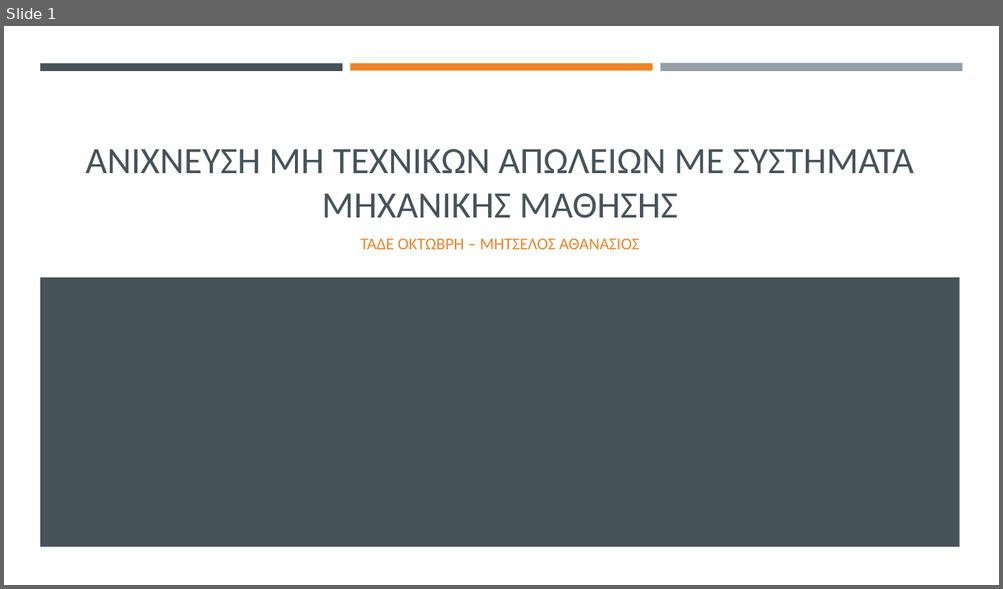
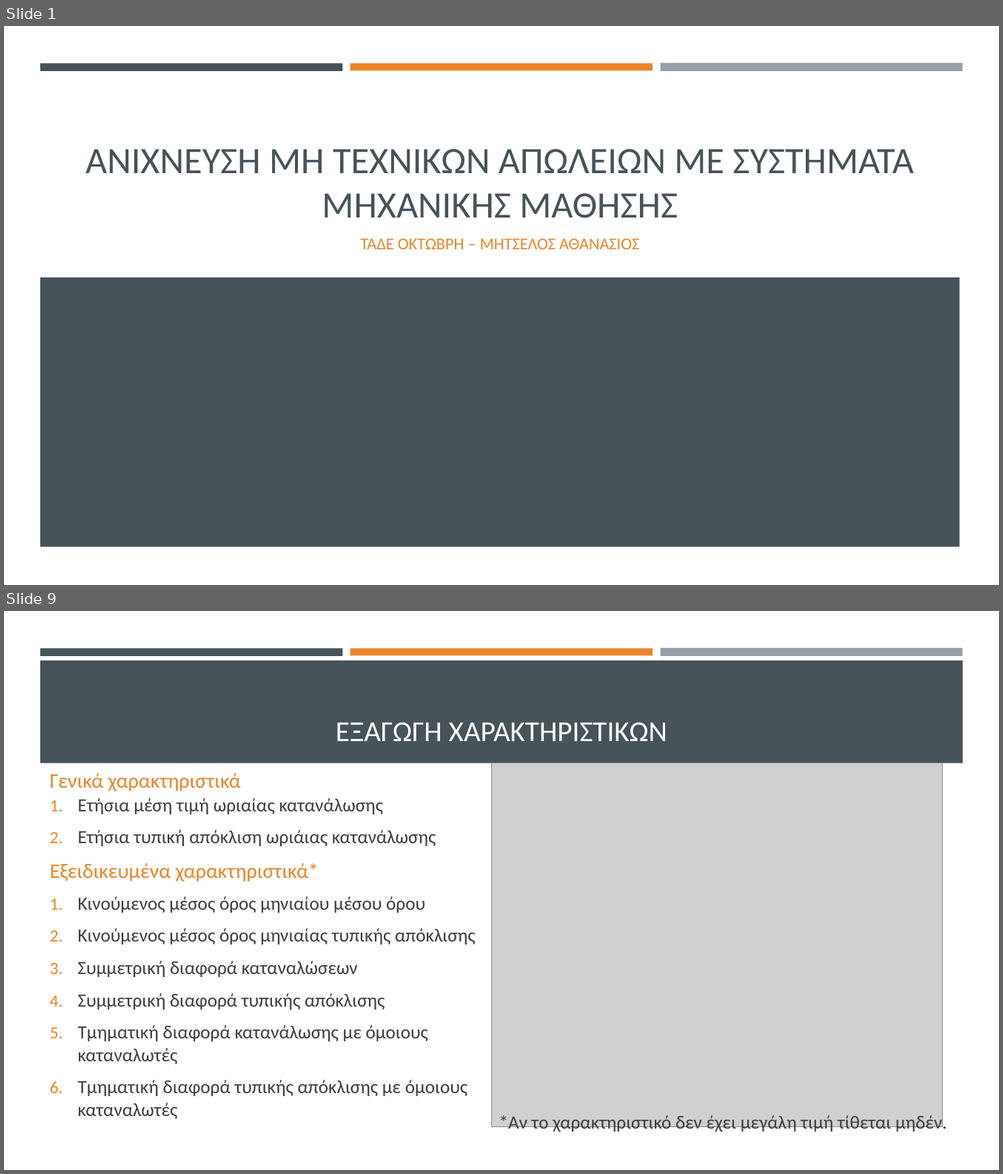
Before and after one commit to thanmitsel/Theft-detection, a slide deck: LateX/Presentation/Ανιχνευση μη τεχνικων απωλειων με συστηματα μηχανικης μαθησης.pptx. Shown one above the other, each under a label of ours: slide 1 before the commit, slides 1 and 9 after it; the slides between them are not shown. The pictures are 1003x589 and 1003x1174 pixels, drawn with LibreOffice and Linux fonts; fonts in the diff are those of the drawing; grey boxes stand for pictures. Boxes give left, top, right and bottom in pixels: in the first picture for what was removed or moved away, otherwise in the second. Text is boxed around its words. In the diff, an @@ line names an element or a change of style, - is before the commit and + after.

```diff
--- a/LateX/Presentation/Ανιχνευση μη τεχνικων απωλειων με συστηματα μηχανικης μαθησης.pptx
+++ b/LateX/Presentation/Ανιχνευση μη τεχνικων απωλειων με συστηματα μηχανικης μαθησης.pptx
@@ slide 9 added at <box>4,611,999,1170</box>, background #FFFFFF; not listed: 3 template elements that a slide beside it also shows @@
@@ rectangle added at <box>40,661,963,763</box>, fill #465359 @@
@@ title added at <box>336,722,667,741</box>, 28 pt, text #FFFFFF @@
+ΕΞΑΓΩΓΗ ΧΑΡΑΚΤΗΡΙΣΤΙΚΩΝ
@@ picture added at <box>491,763,942,1128</box> @@
@@ text added at <box>50,773,241,792</box>, 20 pt, text #ED8428 @@
+Γενικά χαρακτηριστικά
@@ text added at <box>78,798,436,846</box>, 18 pt, text #3D3D3D @@
+1. Ετήσια μέση τιμή ωριαίας κατανάλωσης
+2. Ετήσια τυπική απόκλιση ωριάιας κατανάλωσης
@@ text added at <box>50,863,318,882</box>, 20 pt, text #ED8428 @@
+Εξειδικευμένα χαρακτηριστικά*
@@ text added at <box>78,897,475,1119</box>, 18 pt, text #3D3D3D @@
+1. Κινούμενος μέσος όρος μηνιαίου μέσου όρου
+2. Κινούμενος μέσος όρος μηνιαίας τυπικής απόκλισης
+3. Συμμετρική διαφορά καταναλώσεων
+4. Συμμετρική διαφορά τυπικής απόκλισης
+5. Τμηματική διαφορά κατανάλωσης με όμοιους καταναλωτές
+6. Τμηματική διαφορά τυπικής απόκλισης με όμοιους καταναλωτές
@@ text added at <box>499,1114,947,1134</box>, 18 pt, text #3D3D3D @@
+*Αν το χαρακτηριστικό δεν έχει μεγάλη τιμή τίθεται μηδέν.
```
Also in this commit, not shown: 11 slides changed, 3 other slides added, 21 other files.
